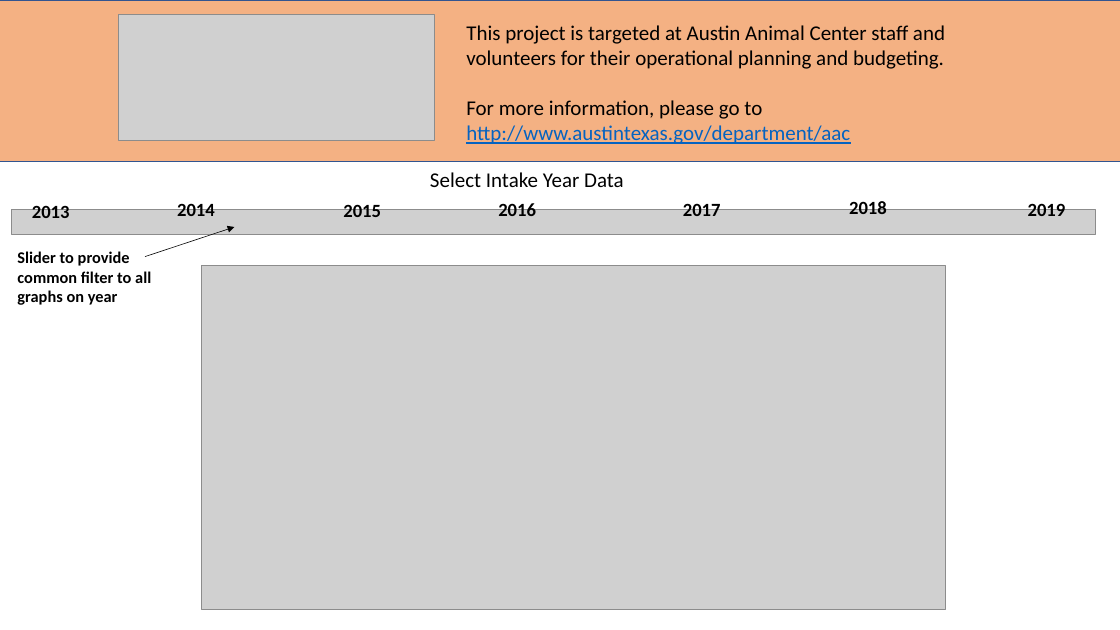
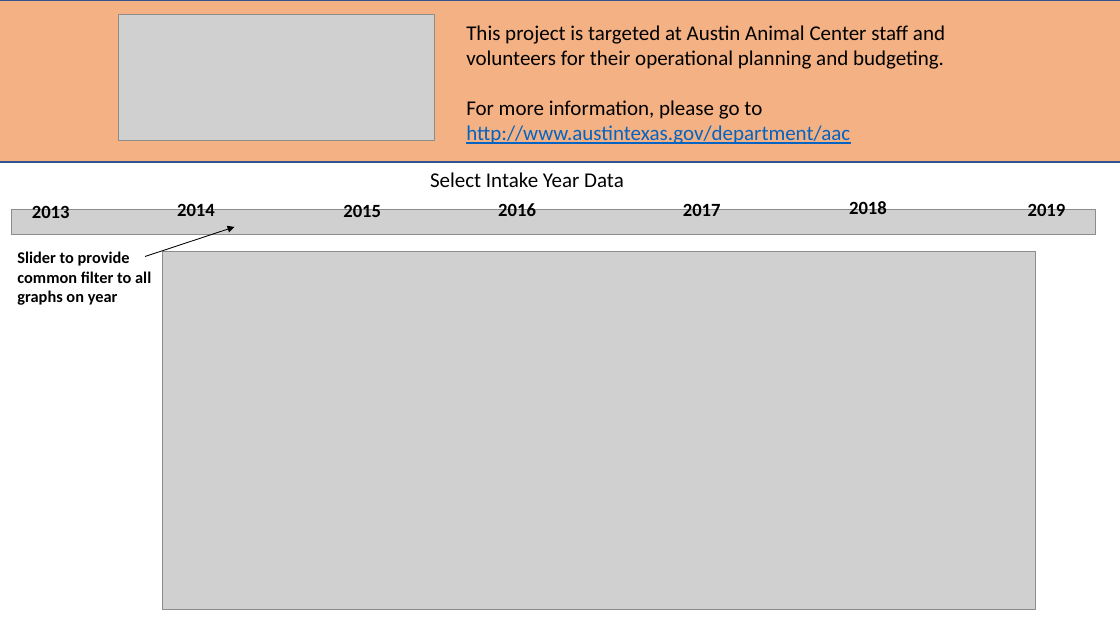
Before and after one commit to UBC-MDS/DSCI532_206_AAC_Rdashboard, a slide deck: slide 1 of img/sketch.pptx. Drawn at 1120x630 pixels with LibreOffice and Linux fonts; fonts in the diff are those of the drawing; grey boxes stand for pictures. Boxes give left, top, right and bottom in pixels: in the first picture for what was removed or moved away, otherwise in the second. Text is boxed around its words. In the diff, an @@ line names an element or a change of style, - is before the commit and + after.

```diff
--- a/img/sketch.pptx
+++ b/img/sketch.pptx
@@ rectangle at (x1=0, y1=0, x2=1120, y2=162): outline #325491 1 pt to #325491 2 pt @@
@@ arrow removed from (145, 256) to (234, 227) @@
@@ freeform shape added at (x1=145, y1=227, x2=234, y2=256), outline #000000 0.75 pt @@
@@ picture resized from (x1=202, y1=266, x2=945, y2=609) to (x1=162, y1=251, x2=1035, y2=609) @@
```
Also in this commit, not shown: 1 other slide changed, 2 other files.
